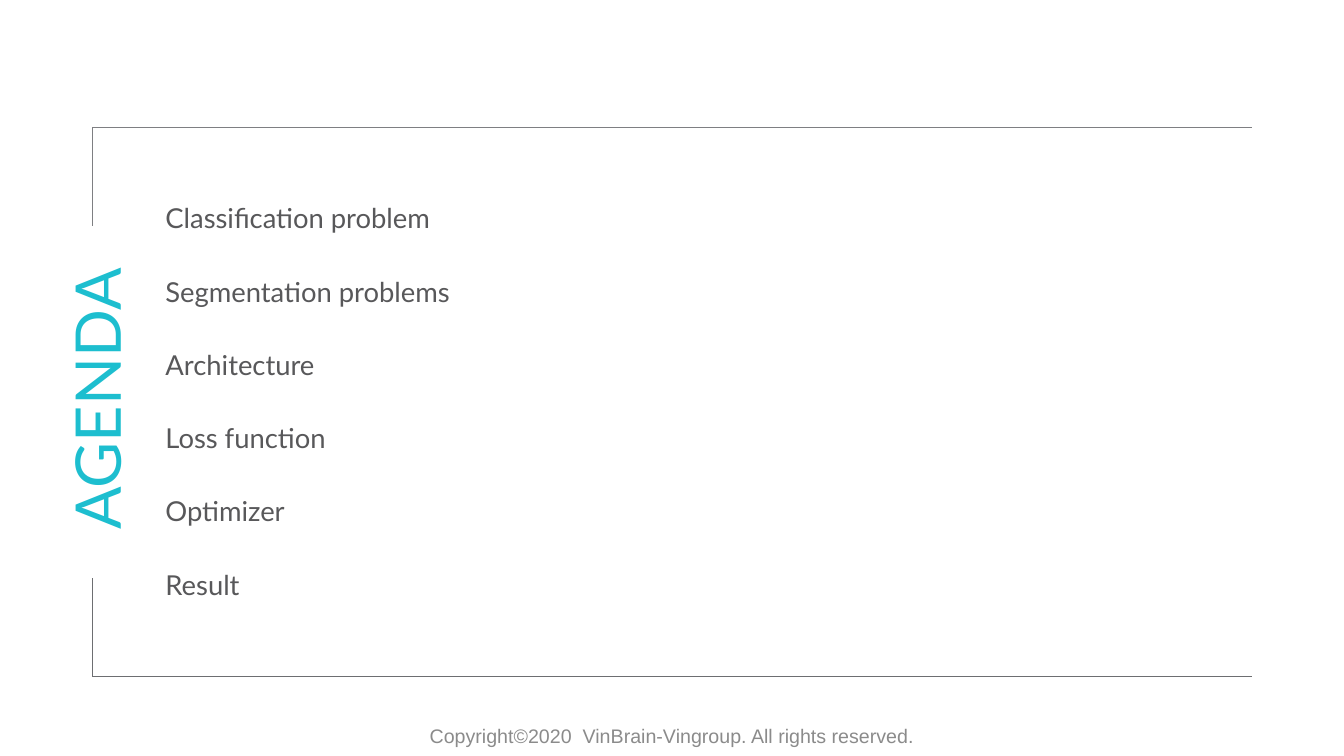
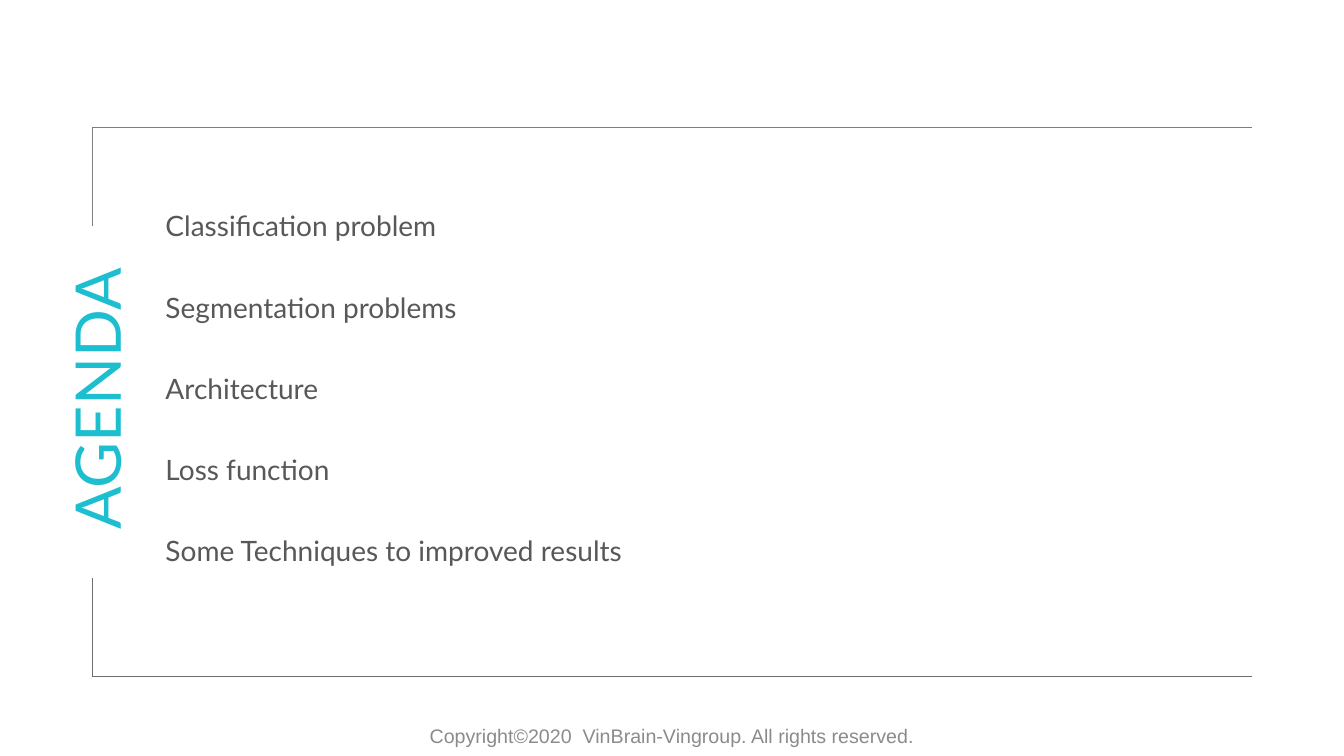
Before and after one commit to huyentls1114/vinbrain-internship, a slide deck: slide 2 of mid_term/mid_term.pptx. Drawn at 1344x756 pixels with LibreOffice and Linux fonts; fonts in the diff are those of the drawing; background and template pictures are left out. Boxes give left, top, right and bottom in pixels: in the first picture for what was removed or moved away, otherwise in the second. Text is boxed around its words. In the diff, an @@ line names an element or a change of style, - is before the commit and + after.

```diff
--- a/mid_term/mid_term.pptx
+++ b/mid_term/mid_term.pptx
@@ text at <box>165,215,457,480</box>: size 19.6 to 20 pt in "Classification problem", "Segmentation problems", "Architecture", "Loss function"; line spacing 1.8 to 2 @@
@@ text at <box>165,540,622,566</box>: text changed; size 19.6 to 20 pt @@
-Optimizer
-Result
+Some Techniques to improved results
```
Also in this commit, not shown: 7 other slides changed, 6 slides added, 2 other files.
